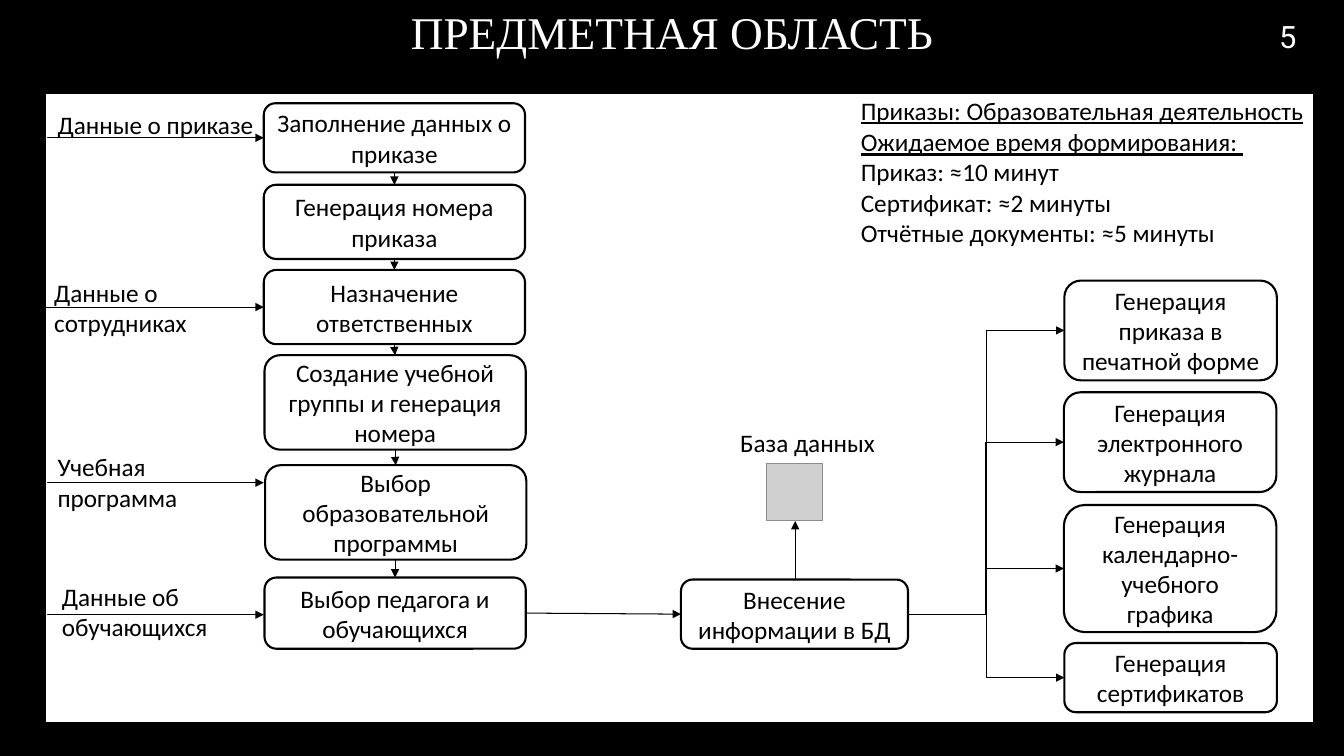
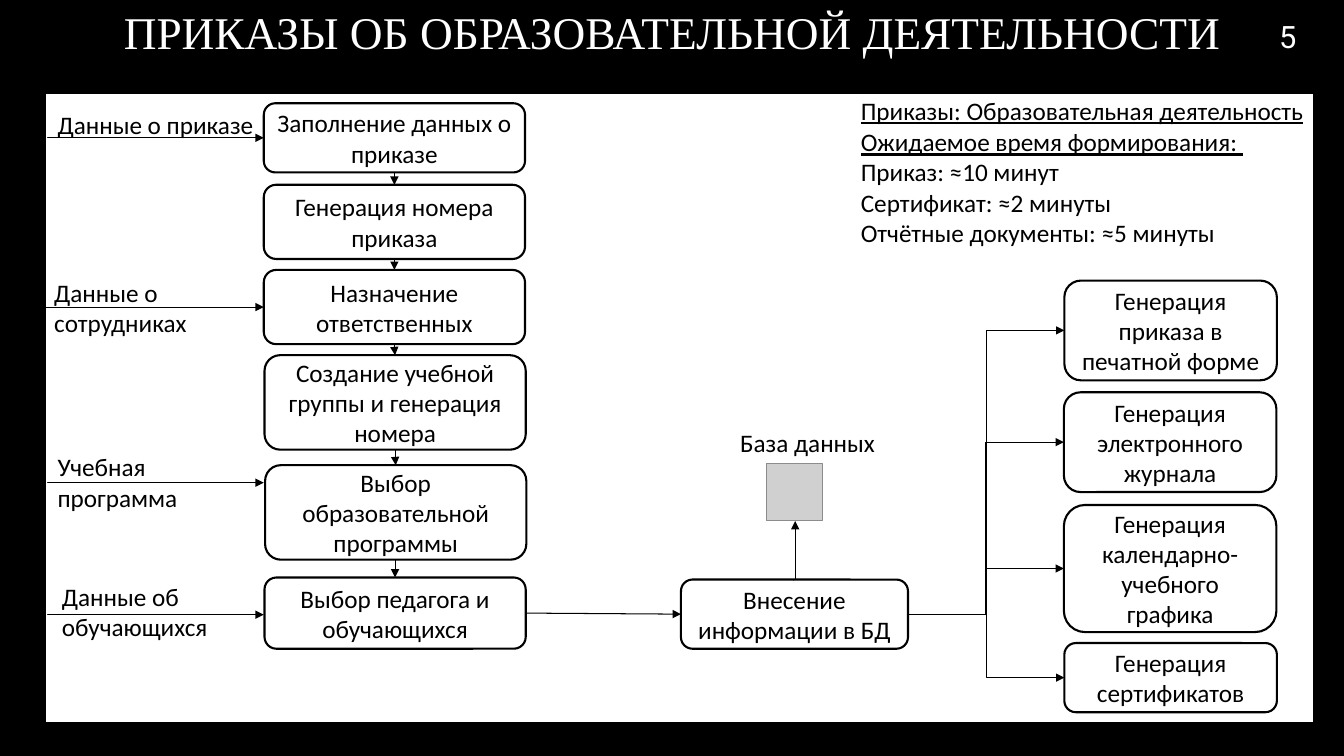
Before and after one commit to RAdKuzur/ASTU, a slide deck: slide 5 of Дипломная работа/Консультации Хоменко/Презентация.pptx. Drawn at 1344x756 pixels with LibreOffice and Linux fonts; fonts in the diff are those of the drawing; grey boxes stand for pictures; background and template pictures are left out. Boxes give left, top, right and bottom in pixels: in the first picture for what was removed or moved away, otherwise in the second. Text is boxed around its words. In the diff, an @@ line names an element or a change of style, - is before the commit and + after.

```diff
--- a/Дипломная работа/Консультации Хоменко/Презентация.pptx
+++ b/Дипломная работа/Консультации Хоменко/Презентация.pptx
@@ title at (124, 14, 1220, 58): text changed @@
-ПРЕДМЕТНАЯ ОБЛАСТЬ
+ПРИКАЗЫ ОБ ОБРАЗОВАТЕЛЬНОЙ ДЕЯТЕЛЬНОСТИ
```
Also in this commit, not shown: 3 other slides changed, 2 other files.
